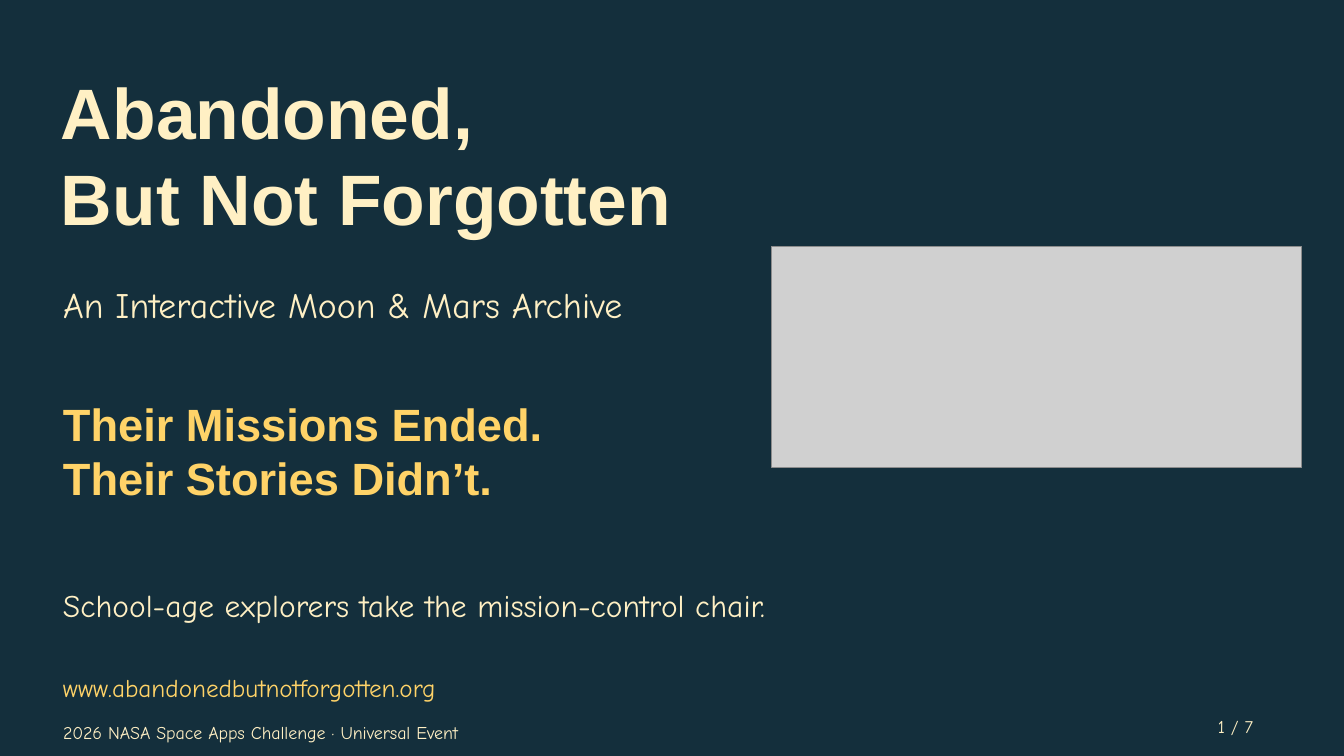
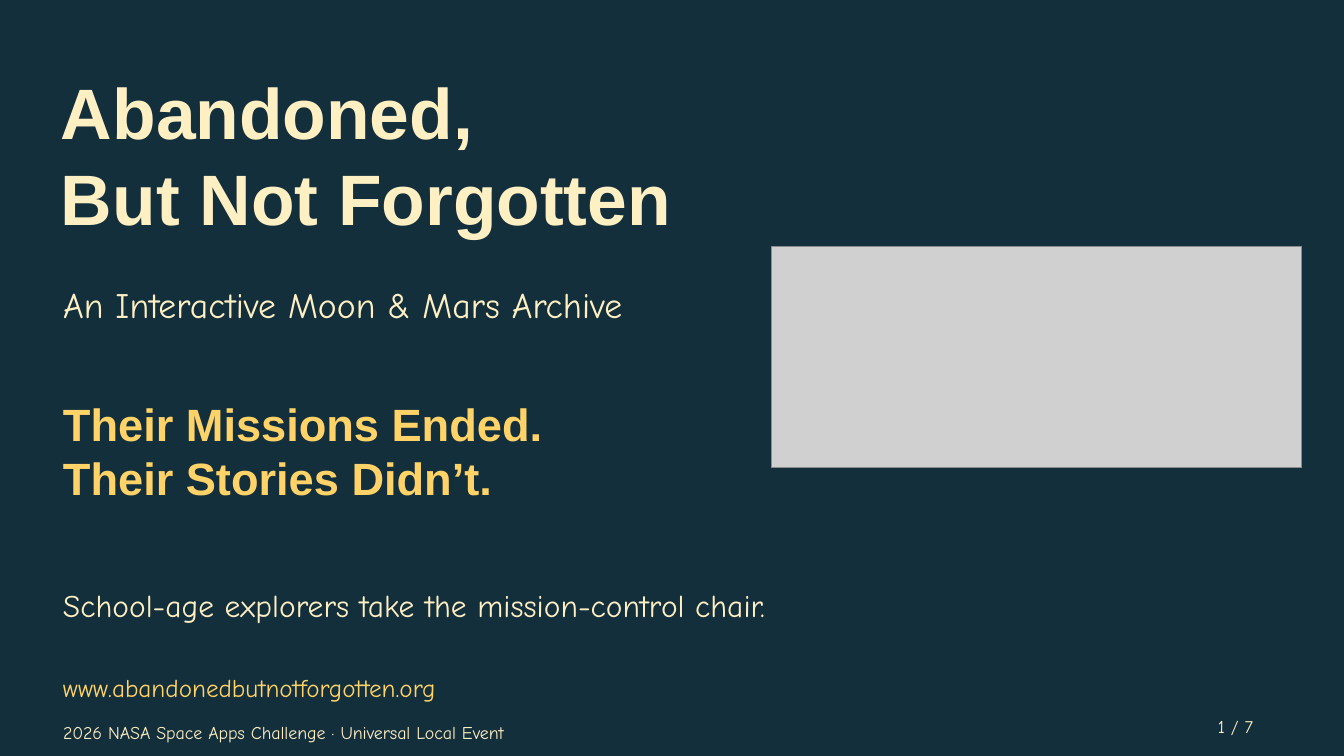
Before and after one commit to yasirarican-droid/hackathon2026, a slide deck: slide 1 of docs/delivery/Abandoned-But-Not-Forgotten.pptx. Drawn at 1344x756 pixels with LibreOffice and Linux fonts; fonts in the diff are those of the drawing; grey boxes stand for pictures. Boxes give left, top, right and bottom in pixels: in the first picture for what was removed or moved away, otherwise in the second. Text is boxed around its words. In the diff, an @@ line names an element or a change of style, - is before the commit and + after.

Commit message:
Refine submission copy and project identity
Shorten the Space Apps fields, emphasize Last Signal and certificates, simplify AI attribution, and align event and project names. Update current metadata without changing mission interactions or artwork.

```diff
--- a/docs/delivery/Abandoned-But-Not-Forgotten.pptx
+++ b/docs/delivery/Abandoned-But-Not-Forgotten.pptx
@@ text at (63,727,504,743): text changed @@
-2026 NASA Space Apps Challenge · Universal Event
+2026 NASA Space Apps Challenge · Universal Local Event
```
Also in this commit, not shown: 16 other files.
